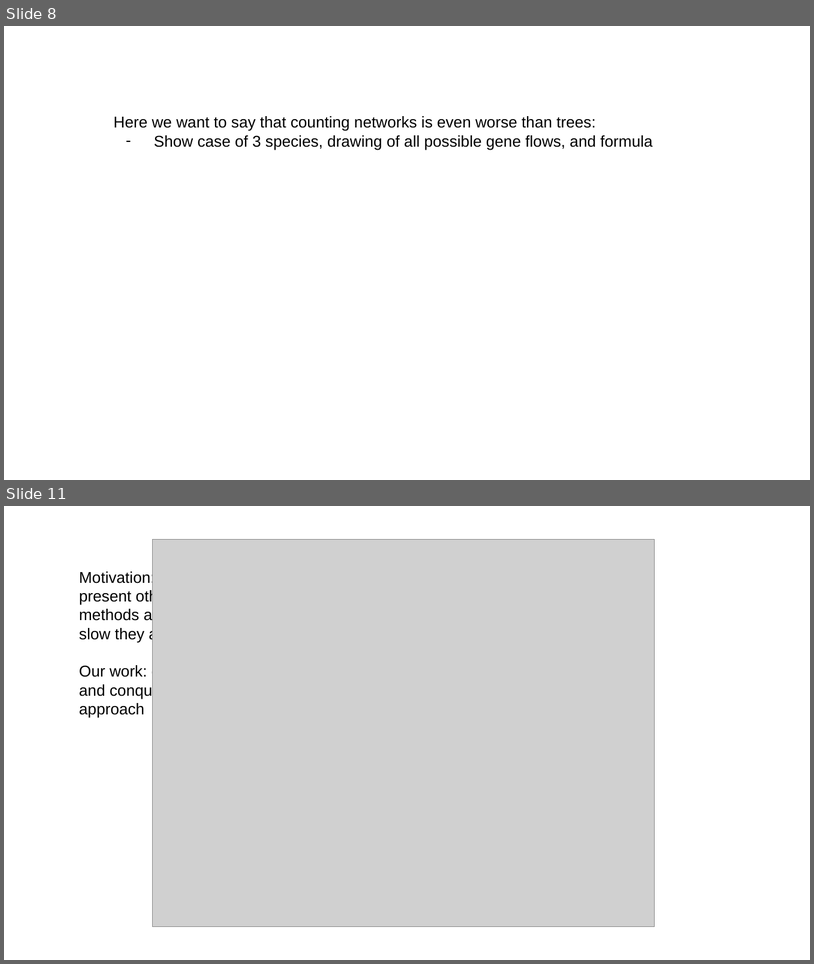
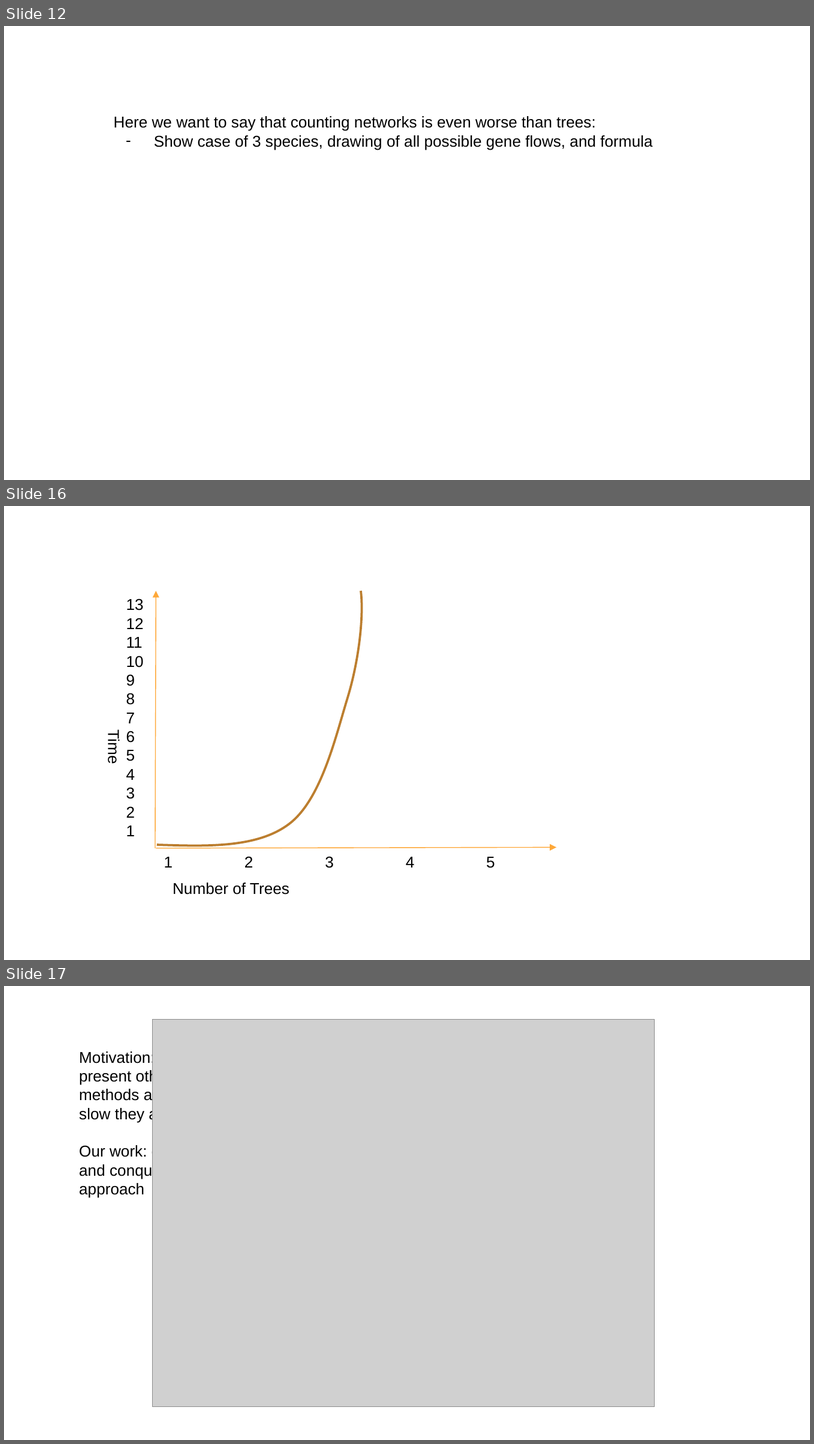
Before and after one commit to iharnoor/PhylogeneticNetworks, a slide deck: Notes/Research.PPTX. Shown one above the other, each under a label of ours: slides 8 and 11 before the commit, slides 12, 16 and 17 after it; the slides between them are not shown. The pictures are 814x964 and 814x1444 pixels, drawn with LibreOffice and Linux fonts; fonts in the diff are those of the drawing; grey boxes stand for pictures. Boxes give left, top, right and bottom in pixels: in the first picture for what was removed or moved away, otherwise in the second. Text is boxed around its words. In the diff, an @@ line names an element or a change of style, - is before the commit and + after.

```diff
--- a/Notes/Research.PPTX
+++ b/Notes/Research.PPTX
@@ slide 16 added at (4, 506, 810, 960), background #FFFFFF @@
@@ arrow added from (156, 848) to (156, 591), #FEA83A 0.75 pt @@
@@ freeform shape added at (157, 591, 362, 846), outline #BD7F2F 2 pt @@
@@ text added at (126, 674, 135, 836), 14 pt, text #000000 @@
+13121110
+9
+8
+7
+6
+5
+4
+3
+2
+1
@@ text added at (105, 732, 122, 763), 14 pt, text #000000 @@
+Time
@@ arrow added from (156, 848) to (557, 847), #FEA83A 0.75 pt @@
@@ text added at (164, 856, 495, 868), 14 pt, text #000000 @@
+1 2 3 4 5
@@ text added at (173, 882, 290, 894), 14 pt, text #000000 @@
+Number of Trees
@@ what was slide 8 is now slide 12 @@
@@ what was slide 11 is now slide 17 @@
```
Also in this commit, not shown: 2 slides changed, 7 other slides added, 2 slides removed.
